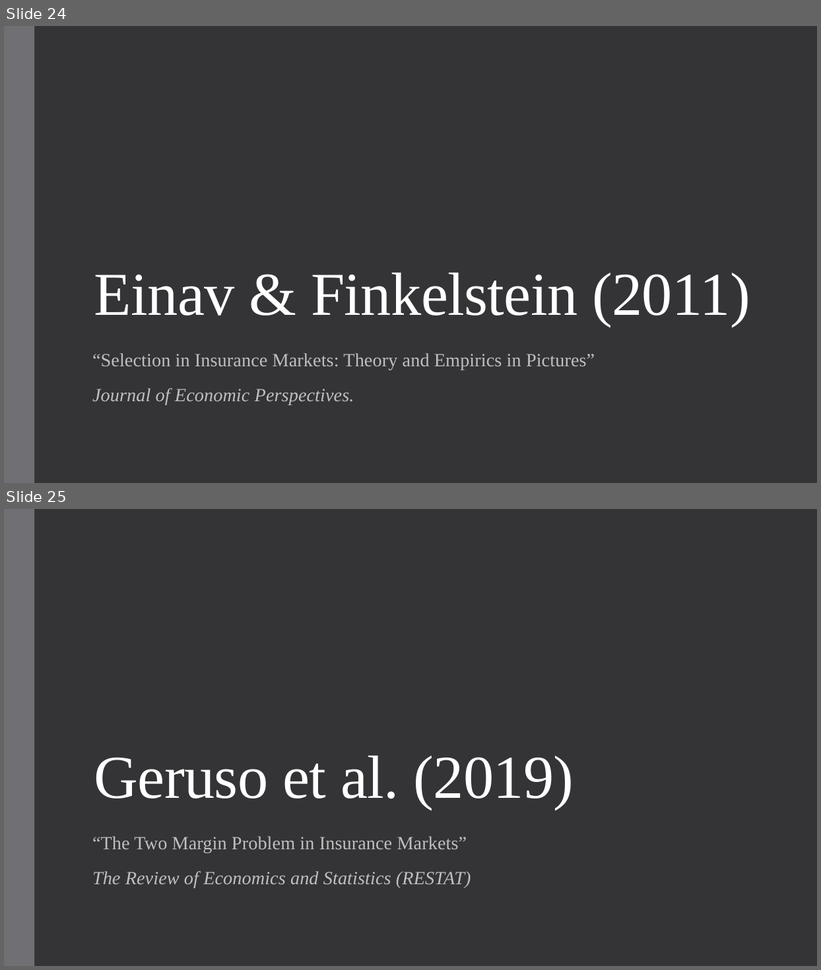
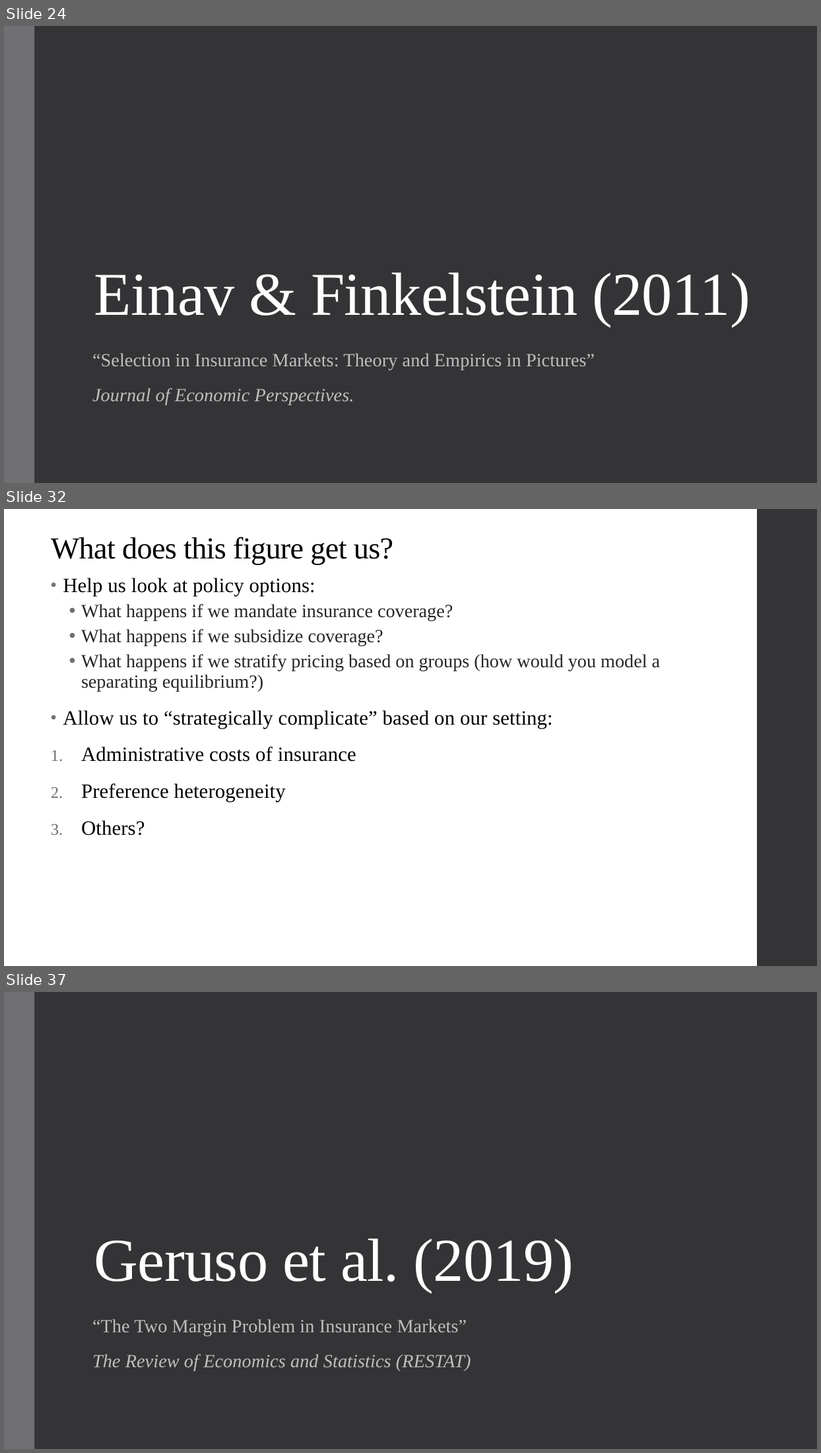
Before and after one commit to alex-hoagland/HAD6750H, a slide deck: Lecture03_AdverseSelection/L3Slides_AdverseSelection_2023W.pptx. Shown one above the other, each under a label of ours: slides 24 and 25 before the commit, slides 24, 32 and 37 after it; the slides between them are not shown. The pictures are 821x970 and 821x1453 pixels, drawn with LibreOffice and Linux fonts; fonts in the diff are those of the drawing. Boxes give left, top, right and bottom in pixels: in the first picture for what was removed or moved away, otherwise in the second. Text is boxed around its words. In the diff, an @@ line names an element or a change of style, - is before the commit and + after.

```diff
--- a/Lecture03_AdverseSelection/L3Slides_AdverseSelection_2023W.pptx
+++ b/Lecture03_AdverseSelection/L3Slides_AdverseSelection_2023W.pptx
@@ slide 32 added at <box>4,509,817,966</box>, background #FFFFFF @@
@@ rectangle added at <box>757,509,817,966</box>, fill #353537 @@
@@ title added at <box>51,537,393,565</box>, 36 pt, text #000000 @@
+What does this figure get us?
@@ text added at <box>63,578,661,836</box>, 22 pt, text #262626 @@
+• Help us look at policy options:
+  • What happens if we mandate insurance coverage?
+  • What happens if we subsidize coverage?
+  • What happens if we stratify pricing based on groups (how would you model a separating equilibrium?)
+• Allow us to “strategically complicate” based on our setting:
+1. Administrative costs of insurance
+2. Preference heterogeneity
+3. Others?
@@ what was slide 25 is now slide 37 @@
```
Also in this commit, not shown: 1 slide changed, 57 other slides added, 14 other files.
